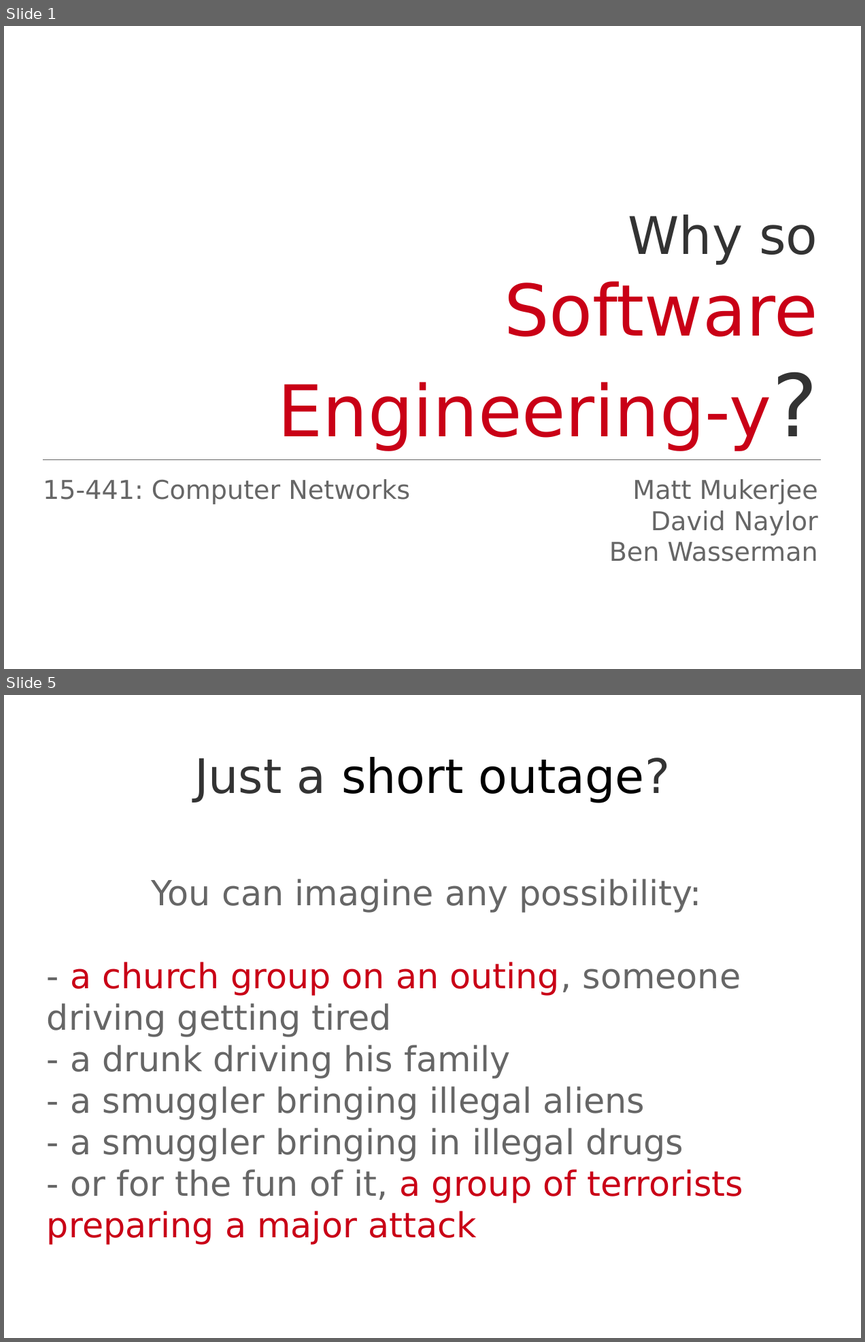
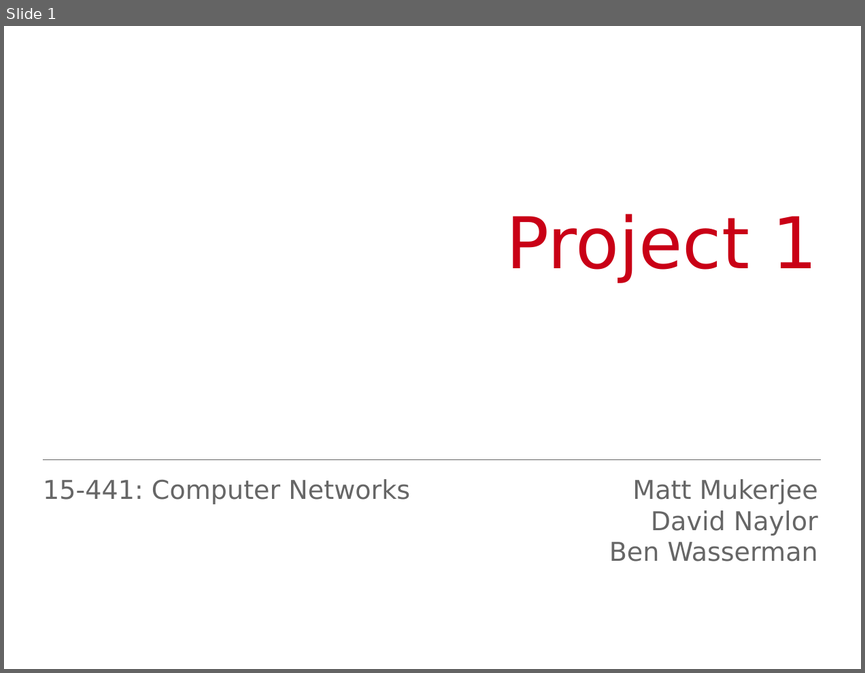
Before and after one commit to Jarvishappy/15-441-Recitation-Sessions, a slide deck: recitation2/src/recitation2.odp. Shown one above the other, each under a label of ours: slides 1 and 5 before the commit, slide 1 after it; the slides between them are not shown. The pictures are 865x1342 and 865x673 pixels, drawn with LibreOffice and Linux fonts; fonts in the diff are those of the drawing. Boxes give left, top, right and bottom in pixels: in the first picture for what was removed or moved away, otherwise in the second. Text is boxed around its words. In the diff, an @@ line names an element or a change of style, - is before the commit and + after.

```diff
--- a/recitation2/src/recitation2.odp
+++ b/recitation2/src/recitation2.odp
@@ slide 5 removed at (x1=4, y1=695, x2=861, y2=1338), background #FFFFFF @@
@@ title removed at (x1=194, y1=757, x2=670, y2=803) @@
-Just a short outage?
@@ subtitle removed at (x1=47, y1=879, x2=743, y2=1244) @@
-You can imagine any possibility:
-- a church group on an outing, someone driving getting tired
-- a drunk driving his family
-- a smuggler bringing illegal aliens
-- a smuggler bringing in illegal drugs
-- or for the fun of it, a group of terrorists preparing a major attack
@@ slide 1 changed as well @@
@@ subtitle at (x1=506, y1=214, x2=818, y2=282): text changed @@
-Why so
-Software Engineering-y?
+Project 1
```
Also in this commit, not shown: 22 slides added, 37 other slides removed, 11 other files.
